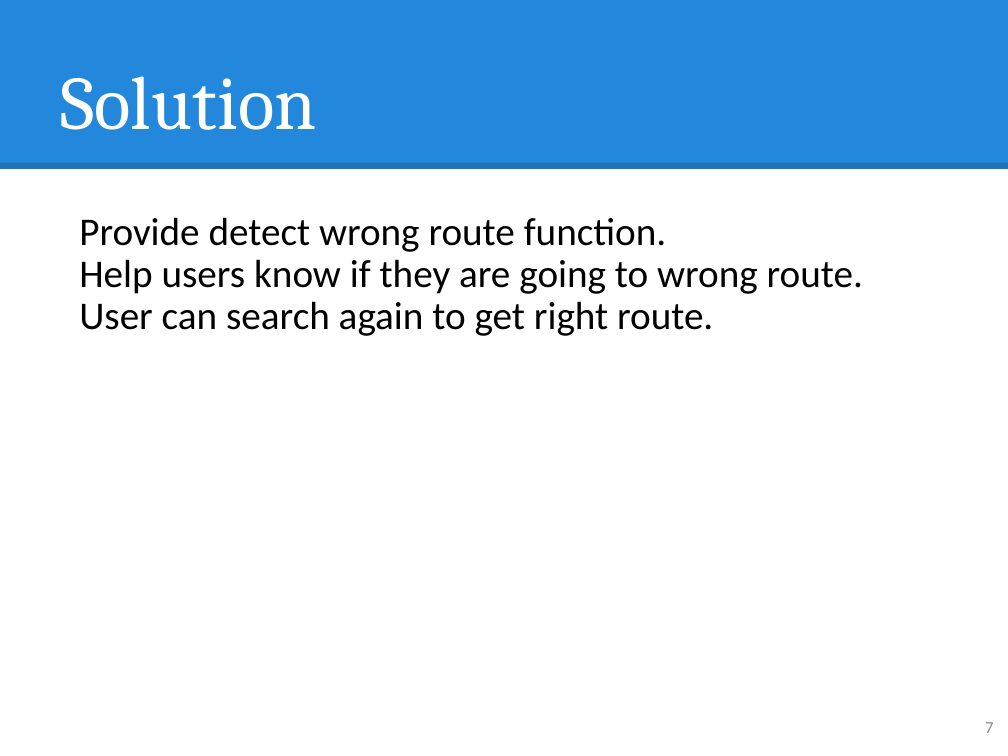
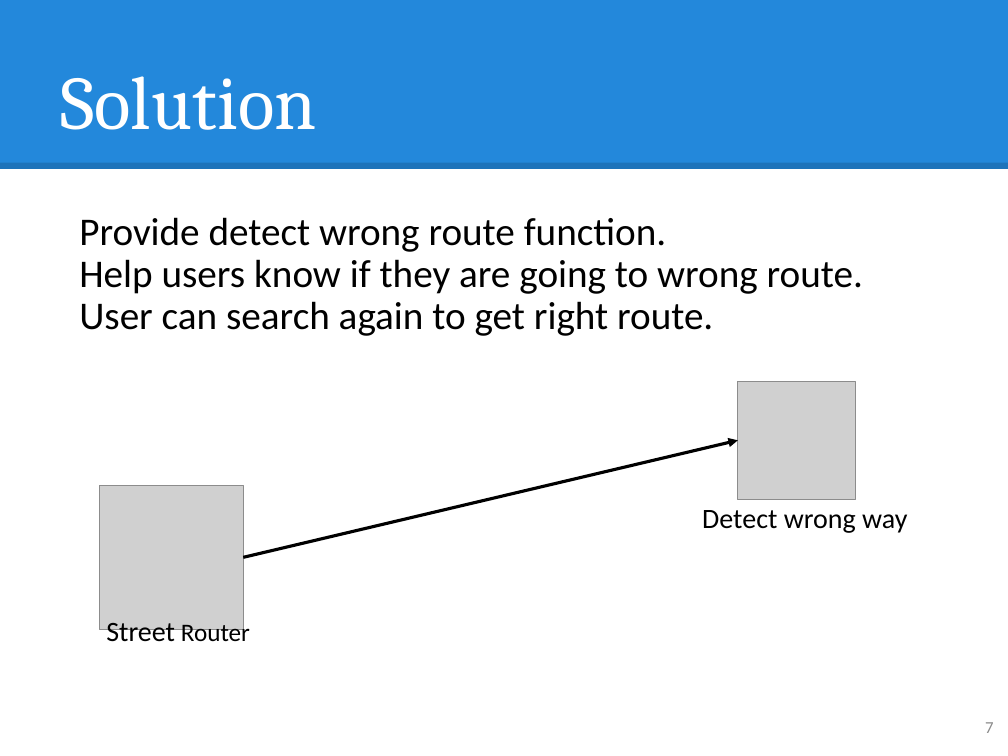
Before and after one commit to hqt/street-router, a slide deck: slide 7 of Document/presentation/nam/9 notify wrong way.pptx. Drawn at 1008x756 pixels with LibreOffice and Linux fonts; fonts in the diff are those of the drawing; grey boxes stand for pictures. Boxes give left, top, right and bottom in pixels: in the first picture for what was removed or moved away, otherwise in the second. Text is boxed around its words. In the diff, an @@ line names an element or a change of style, - is before the commit and + after.

Commit message:
update slide

```diff
--- a/Document/presentation/nam/9 notify wrong way.pptx
+++ b/Document/presentation/nam/9 notify wrong way.pptx
@@ picture added at (738,382,856,500) @@
@@ arrow added from (243, 557) to (738, 440), #000000 2.25 pt @@
@@ picture added at (99,485,243,629) @@
@@ text added at (702,510,907,533), 20 pt, text #000000 @@
+Detect wrong way
@@ text added at (106,621,250,648), 20 pt, text #000000 @@
+Street Router
```
Also in this commit, not shown: 1 other slide changed, 2 slides added, 1 slide removed, 5 other files.
